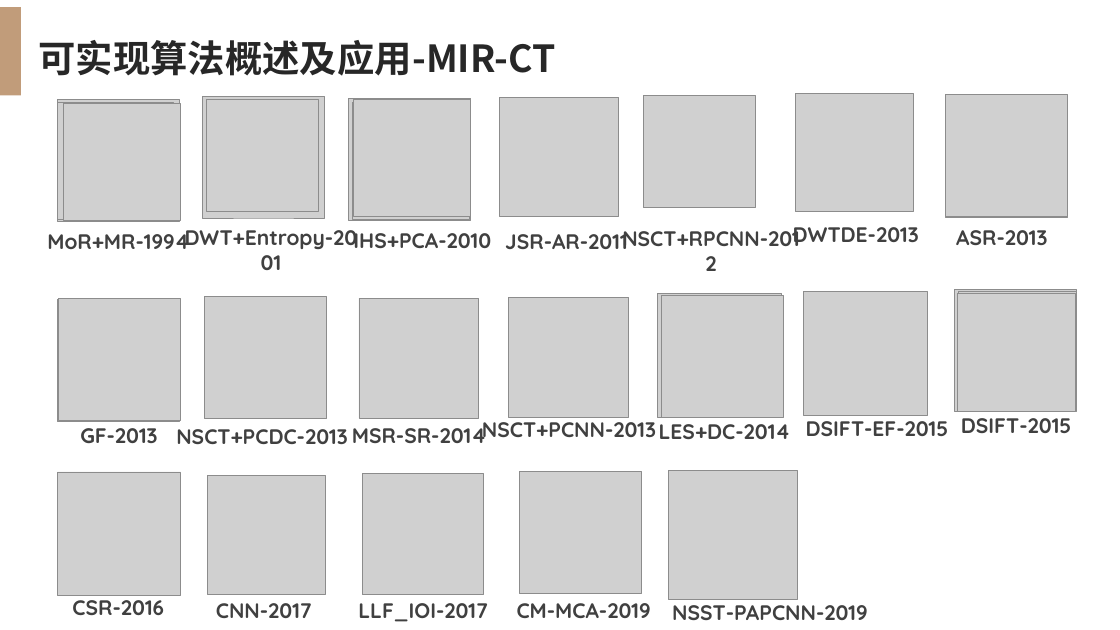
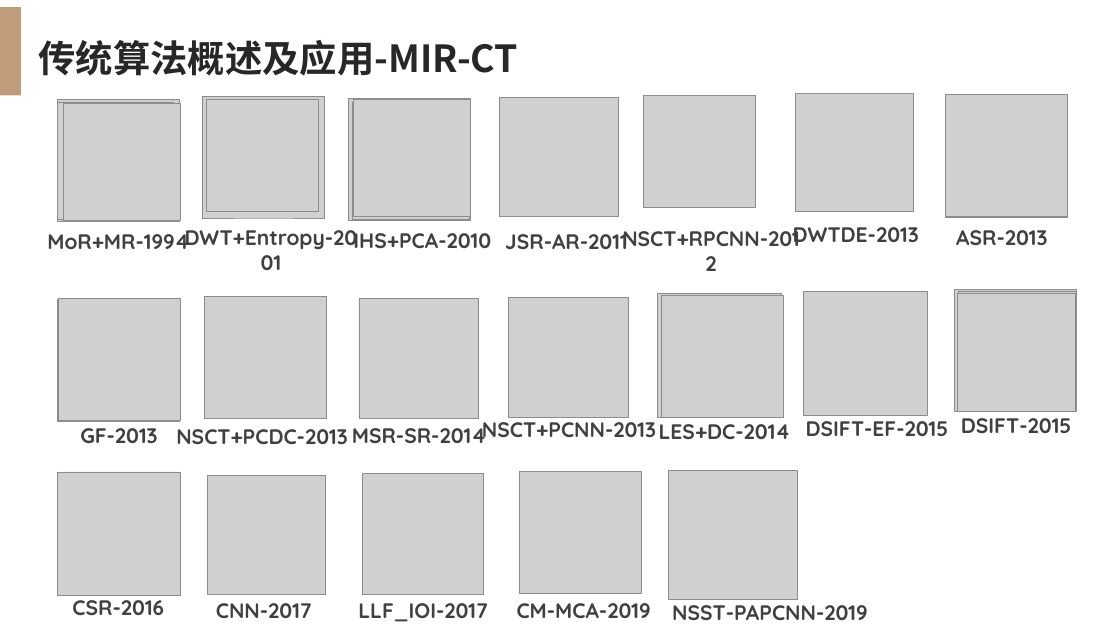
Before and after one commit to xuzywnmc/02-research, a slide deck: slide 7 of 10 汇报情况PPT/00 方向性汇报.pptx. Drawn at 1120x630 pixels with LibreOffice and Linux fonts; fonts in the diff are those of the drawing; grey boxes stand for pictures. Boxes give left, top, right and bottom in pixels: in the first picture for what was removed or moved away, otherwise in the second. Text is boxed around its words. In the diff, an @@ line names an element or a change of style, - is before the commit and + after.

```diff
--- a/10 汇报情况PPT/00 方向性汇报.pptx
+++ b/10 汇报情况PPT/00 方向性汇报.pptx
@@ text at bbox=[39, 40, 519, 76]: text changed @@
-可实现算法概述及应用-MIR-CT
+传统算法概述及应用-MIR-CT
```
Also in this commit, not shown: 3 other slides changed, 3 slides removed, 6 other files.
